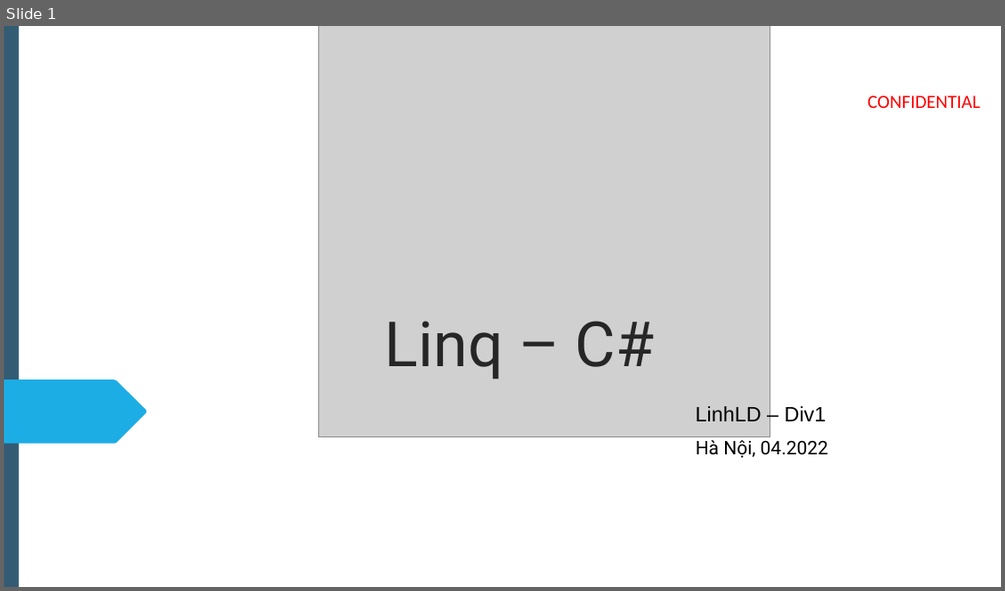
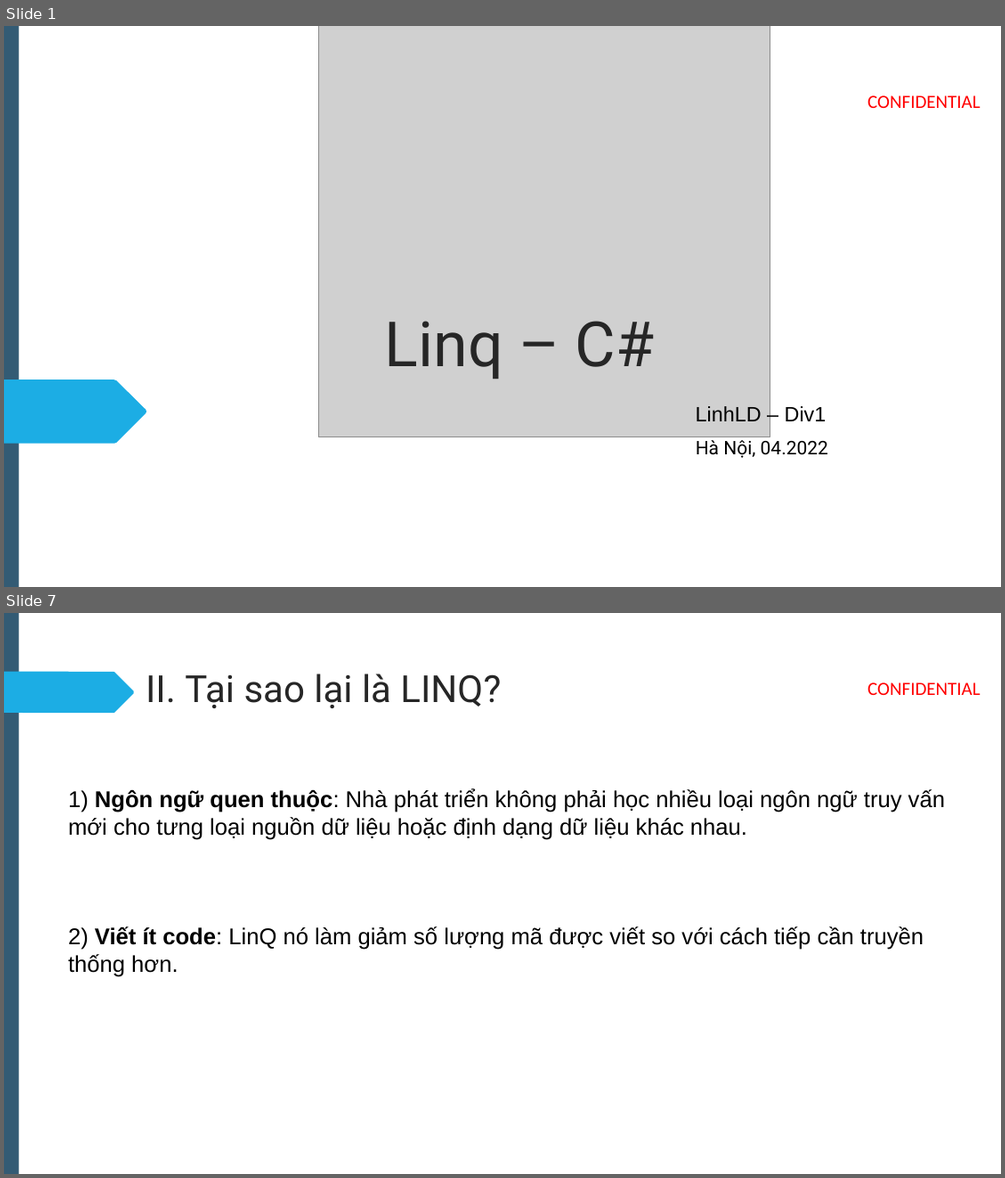
Before and after one commit to Linh-dev/Linq-CSharp, a slide deck: NWS_INTRO_WebDeveloperRoadmap.pptx. Shown one above the other, each under a label of ours: slide 1 before the commit, slides 1 and 7 after it; the slides between them are not shown. The pictures are 1005x591 and 1005x1178 pixels, drawn with LibreOffice and Linux fonts; fonts in the diff are those of the drawing; grey boxes stand for pictures; background and template pictures are left out. Boxes give left, top, right and bottom in pixels: in the first picture for what was removed or moved away, otherwise in the second. Text is boxed around its words. In the diff, an @@ line names an element or a change of style, - is before the commit and + after.

```diff
--- a/NWS_INTRO_WebDeveloperRoadmap.pptx
+++ b/NWS_INTRO_WebDeveloperRoadmap.pptx
@@ slide 7 added at bbox=[4, 613, 1001, 1174], background #FFFFFF; not listed: 2 template elements that a slide beside it also shows @@
@@ freeform shape added at bbox=[4, 672, 134, 713], fill #1CADE4 @@
@@ title added at bbox=[146, 674, 501, 708], 36 pt, text #262626 @@
+II. Tại sao lại là LINQ?
@@ text added at bbox=[68, 789, 945, 977], 22 pt, text #000000 @@
+1) Ngôn ngữ quen thuộc: Nhà phát triển không phải học nhiều loại ngôn ngữ truy vấn mới cho tưng loại nguồn dữ liệu hoặc định dạng dữ liệu khác nhau.
+2) Viết ít code: LinQ nó làm giảm số lượng mã được viết so với cách tiếp cần truyền thống hơn.
```
Also in this commit, not shown: 2 slides changed, 26 other slides added, 14 slides removed, 6 other files.
